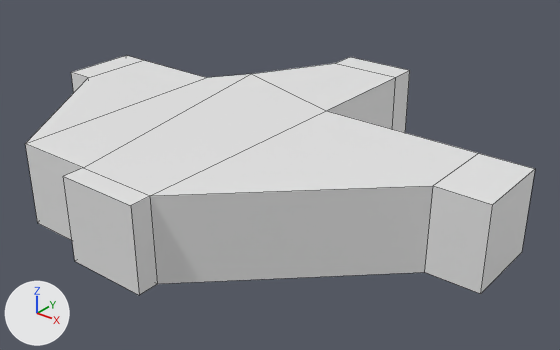
The Blender file Assets/Sample/Models/Blend Files/Tiles.blend as it was, and as the next commit left it.
Before and after are seen from a camera (50 mm lens) standing at (44.6, -54.0, 35.3) and looking at (1.9, -0.6, 2.2). The lights are fixed; the arrows at lower left show +X, +Y and +Z. Mesh edges are drawn as thin lines. The same objects are shown in both versions, whatever each file hides.

In view in the first picture: 'Tile_Room_2'.
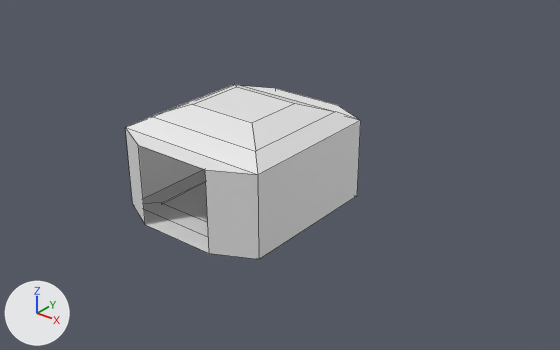
Changed parts and their boxes [x1, y1, x2, y2] in the pictures (560 x 350 px):
'Tile_Room_2', reshaped (54% narrower, 27% shorter)
    before: [25, 55, 535, 295]
    after: [125, 84, 361, 259]

The change, as a diff of the scene's bpy script:
```diff
--- a/Assets/Sample/Models/Blend Files/Tiles.blend.py
+++ b/Assets/Sample/Models/Blend Files/Tiles.blend.py
@@ me_cube_011 @@
+me_cube_011.from_pydata(...)  # 32 vertices, 28 faces; spans x -2.0..2.0, y -3.25..1.5, z -0.05..2.5
@@ ob_tile_room_2 @@
-ob_tile_room_2 = bpy.data.objects.new('Tile_Room_2', me_cube_008)
+ob_tile_room_2 = bpy.data.objects.new('Tile_Room_2', me_cube_011)
 ob_tile_room_2.location = (0.0, 0.0, 0.0)
```
